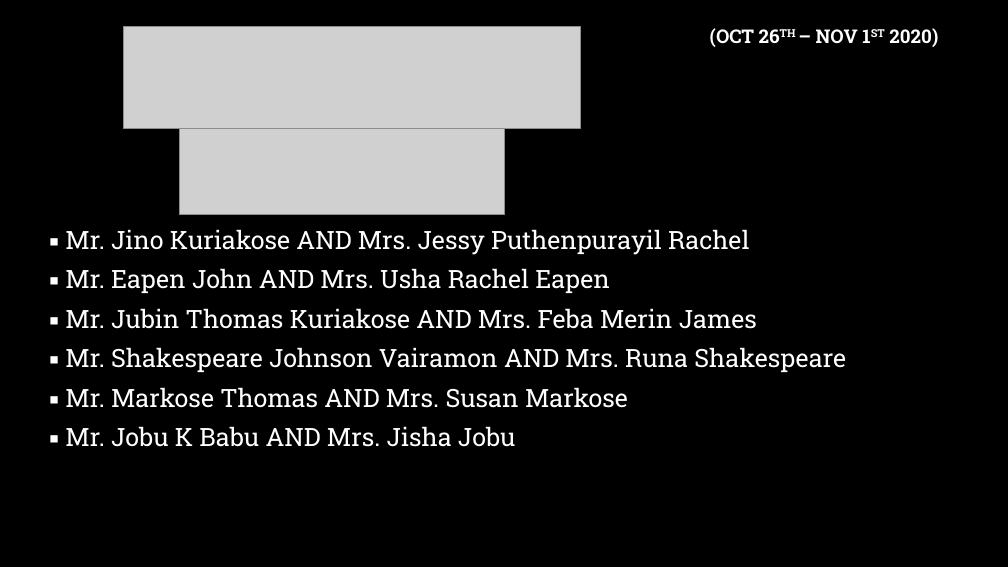
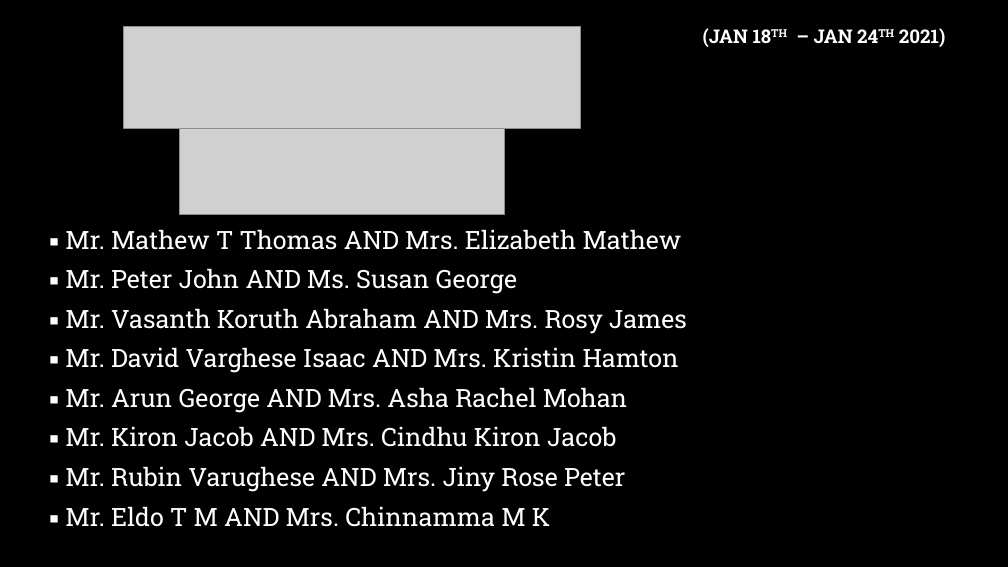
Before and after one commit to stoscsg/openlp-data, a slide deck: slide 3 of stosc_services/PPT/Birthday & Anniversaries.pptx (slide 2 before the commit). Drawn at 1008x567 pixels with LibreOffice and Linux fonts; fonts in the diff are those of the drawing; grey boxes stand for pictures; background and template pictures are left out. Boxes give left, top, right and bottom in pixels: in the first picture for what was removed or moved away, otherwise in the second. Text is boxed around its words. In the diff, an @@ line names an element or a change of style, - is before the commit and + after.

```diff
--- a/stosc_services/PPT/Birthday & Anniversaries.pptx
+++ b/stosc_services/PPT/Birthday & Anniversaries.pptx
@@ text at (703, 28, 946, 47): text changed @@
-(OCT 26TH – NOV 1ST 2020)
+(JAN 18TH – JAN 24TH 2021)
@@ text at (65, 229, 687, 527): text changed @@
-▪️ Mr. Jino Kuriakose AND Mrs. Jessy Puthenpurayil Rachel
-▪️ Mr. Eapen John AND Mrs. Usha Rachel Eapen
-▪️ Mr. Jubin Thomas Kuriakose AND Mrs. Feba Merin James
-▪️ Mr. Shakespeare Johnson Vairamon AND Mrs. Runa Shakespeare
-▪️ Mr. Markose Thomas AND Mrs. Susan Markose
-▪️ Mr. Jobu K Babu AND Mrs. Jisha Jobu
+▪️ Mr. Mathew T Thomas AND Mrs. Elizabeth Mathew
+▪️ Mr. Peter John AND Ms. Susan George
+▪️ Mr. Vasanth Koruth Abraham AND Mrs. Rosy James
+▪️ Mr. David Varghese Isaac AND Mrs. Kristin Hamton
+▪️ Mr. Arun George AND Mrs. Asha Rachel Mohan
+▪️ Mr. Kiron Jacob AND Mrs. Cindhu Kiron Jacob
+▪️ Mr. Rubin Varughese AND Mrs. Jiny Rose Peter
+▪️ Mr. Eldo T M AND Mrs. Chinnamma M K
```
Also in this commit, not shown: 2 slides added, 1 slide removed, 2 other files.
